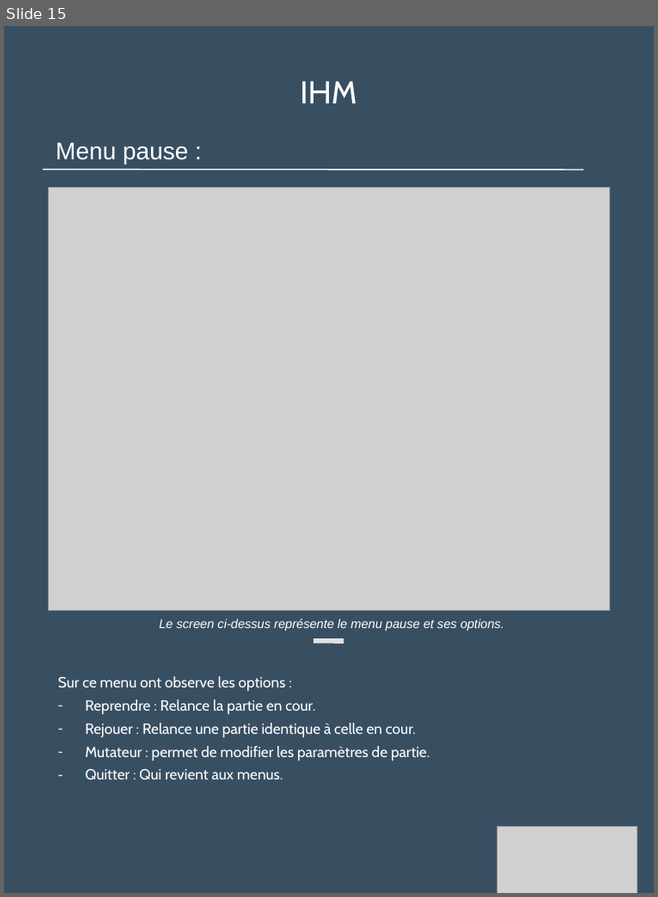
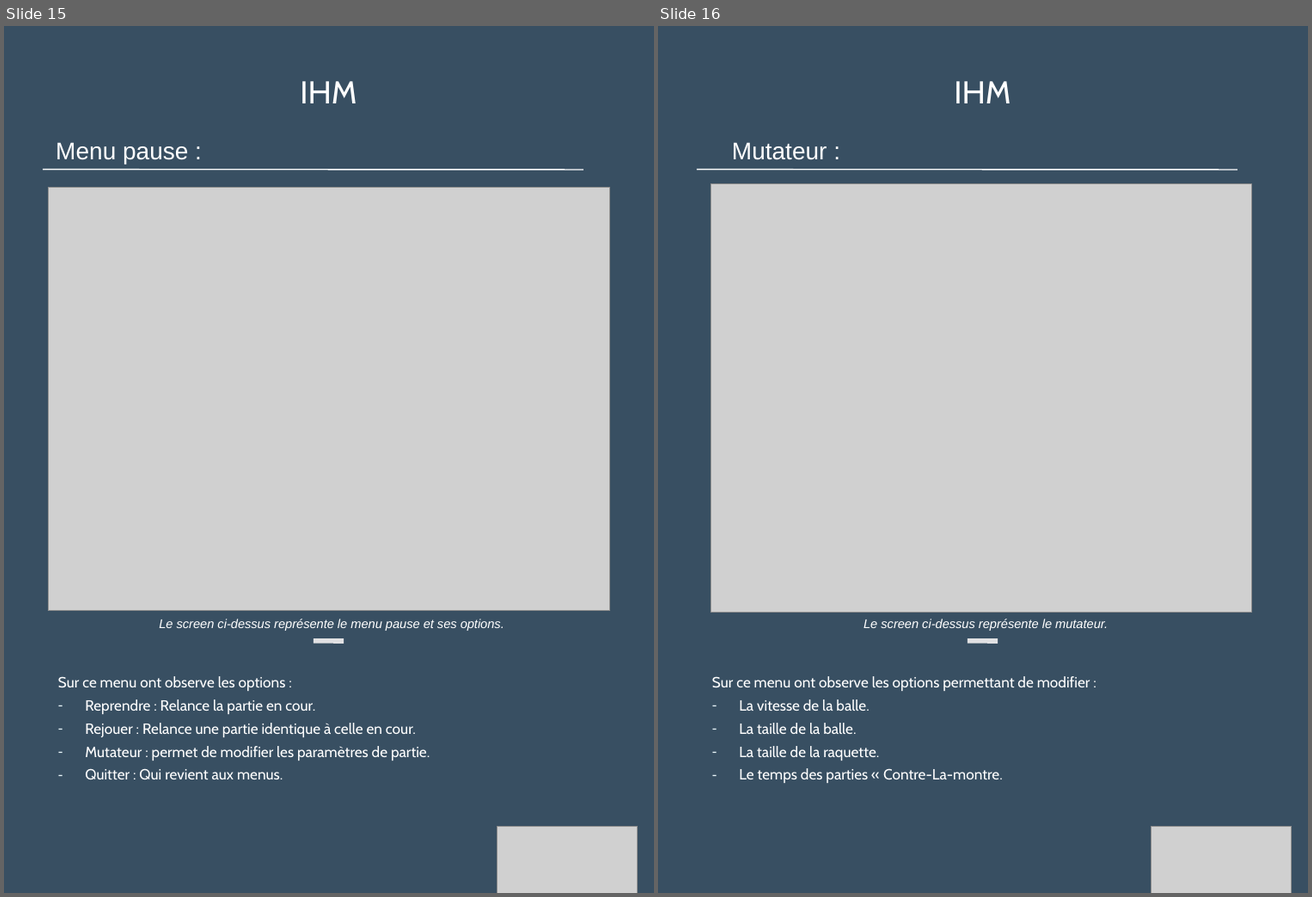
Before and after one commit to Loicpln/Projet_Algo_N2, a slide deck: Elements de presentation/Soutenance finale.pptx. Shown side by side, each under a label of ours: slide 15 before the commit, slides 15 and 16 after it. The pictures are 658x897 and 1312x897 pixels, drawn with LibreOffice and Linux fonts; fonts in the diff are those of the drawing; grey boxes stand for pictures. Boxes give left, top, right and bottom in pixels: in the first picture for what was removed or moved away, otherwise in the second. Text is boxed around its words. In the diff, an @@ line names an element or a change of style, - is before the commit and + after.

```diff
--- a/Elements de presentation/Soutenance finale.pptx
+++ b/Elements de presentation/Soutenance finale.pptx
@@ slide 16 added at [658, 26, 1308, 893], background #384F62 @@
@@ text added at [954, 81, 1011, 103], 26.3 pt, text #FFFFFF @@
+IHM
@@ text added at [732, 142, 827, 160], 20 pt, text #FFFFFF @@
+Mutateur :
@@ line added from (697, 169) to (1238, 170), #FFFFFF 1 pt @@
@@ picture added at [710, 183, 1251, 612] @@
@@ text added at [864, 619, 1108, 631], 10.5 pt, text #FFFFFF, italic @@
+Le screen ci-dessus représente le mutateur.
@@ line added from (968, 641) to (998, 641), #E1E1E3 4 pt @@
@@ text added at [712, 676, 1091, 783], 12.3 pt, text #FFFFFF @@
+Sur ce menu ont observe les options permettant de modifier :
+– La vitesse de la balle.
+– La taille de la balle.
+– La taille de la raquette.
+– Le temps des parties « Contre-La-montre.
@@ picture added at [1152, 826, 1292, 893] @@
```
Also in this commit, not shown: 7 other files.
